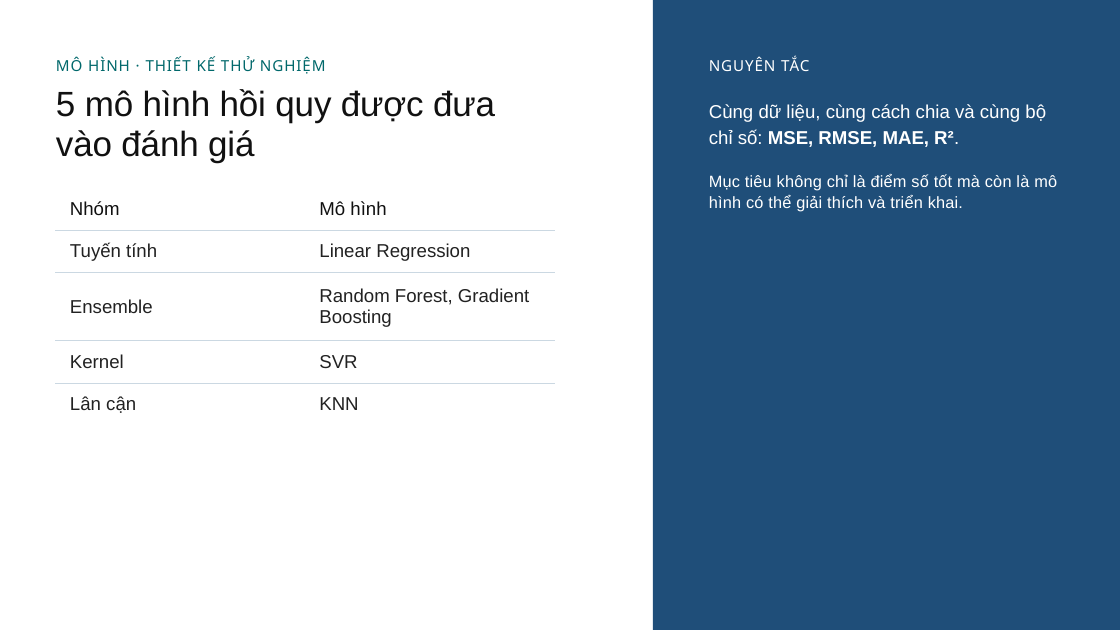
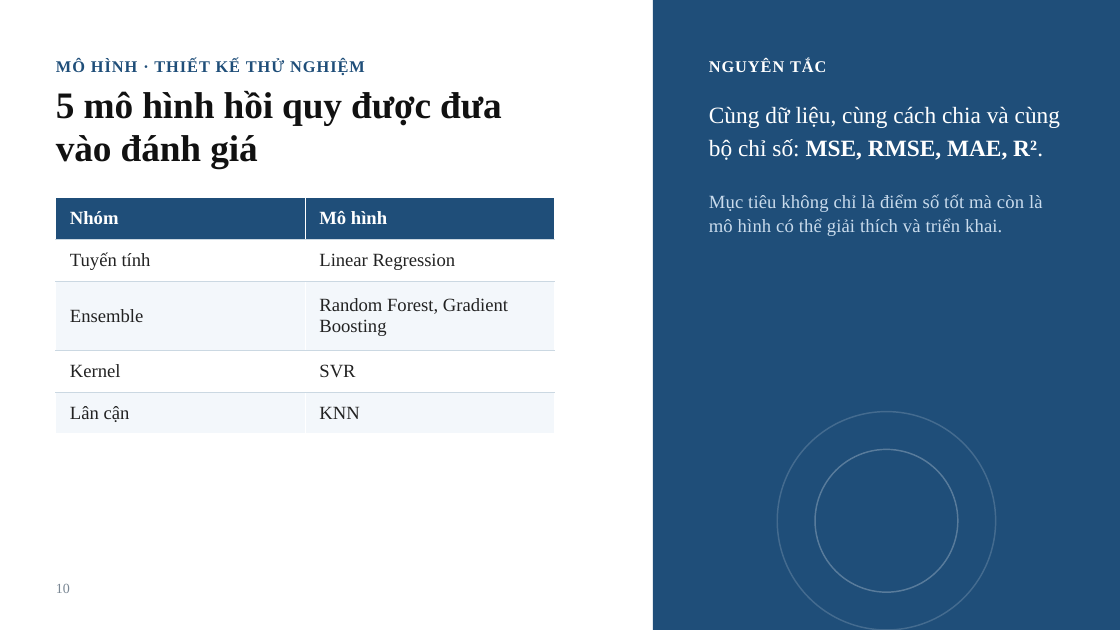
Before and after one commit to hiudz377/02_10123298_10123135_DuDoanKhaNangTrungTuyenSauDaiHoc, a slide deck: slide 10 of docs/slide.pptx. Drawn at 1120x630 pixels with LibreOffice and Linux fonts; fonts in the diff are those of the drawing; background and template pictures are left out. Boxes give left, top, right and bottom in pixels: in the first picture for what was removed or moved away, otherwise in the second. Text is boxed around its words. In the diff, an @@ line names an element or a change of style, - is before the commit and + after.

```diff
--- a/docs/slide.pptx
+++ b/docs/slide.pptx
@@ text "MÔ HÌNH · THIẾT KẾ ..." at <box>56,59,365,75</box>: size 13 to 14 pt, font Noto Sans to Times New Roman, text colour #00686B to #1F4E79, bold on @@
@@ text "NGUYÊN TẮC" at <box>709,59,826,72</box>: size 13 to 14 pt, font Noto Sans to Times New Roman, bold on @@
@@ text "5 mô hình hồi quy ..." at <box>56,90,502,168</box>: size 30 to 32 pt, font Arial to Times New Roman, bold on @@
@@ text "Cùng dữ liệu, cùng cách ..." at <box>709,106,1060,160</box>: size 16 to 20 pt, font Arial to Times New Roman @@
@@ table at <box>56,197,555,434</box> @@
@@ fill none to #1F4E79 in row 1 @@
@@ fill none to #F3F7FB in 4 cells @@
@@ font Arial to Times New Roman @@
@@ text colour #111111 to #FFFFFF, bold on in "Nhóm", "Mô hình" @@
@@ table: place and size @@
-table at <box>56,188,555,424</box>
+table at <box>56,197,555,434</box>
@@ text "Mục tiêu không chỉ là ...": place and size @@
-text "Mục tiêu không chỉ là ..." at <box>709,174,1057,212</box>
+text "Mục tiêu không chỉ là ..." at <box>709,194,1043,236</box>
@@ text "Mục tiêu không chỉ là ..." at <box>709,194,1043,236</box>: size 14 to 16 pt, font Arial to Times New Roman, text colour #FFFFFF to #C9DBEC @@
@@ ellipse added at <box>777,412,996,630</box>, outline #FFFFFF 1.25 pt @@
@@ ellipse added at <box>815,450,958,592</box>, outline #FFFFFF 1.25 pt @@
@@ page number added at <box>56,584,70,593</box>, 12 pt, text #7A8794 @@
+10
```
Also in this commit, not shown: 22 other slides changed.
